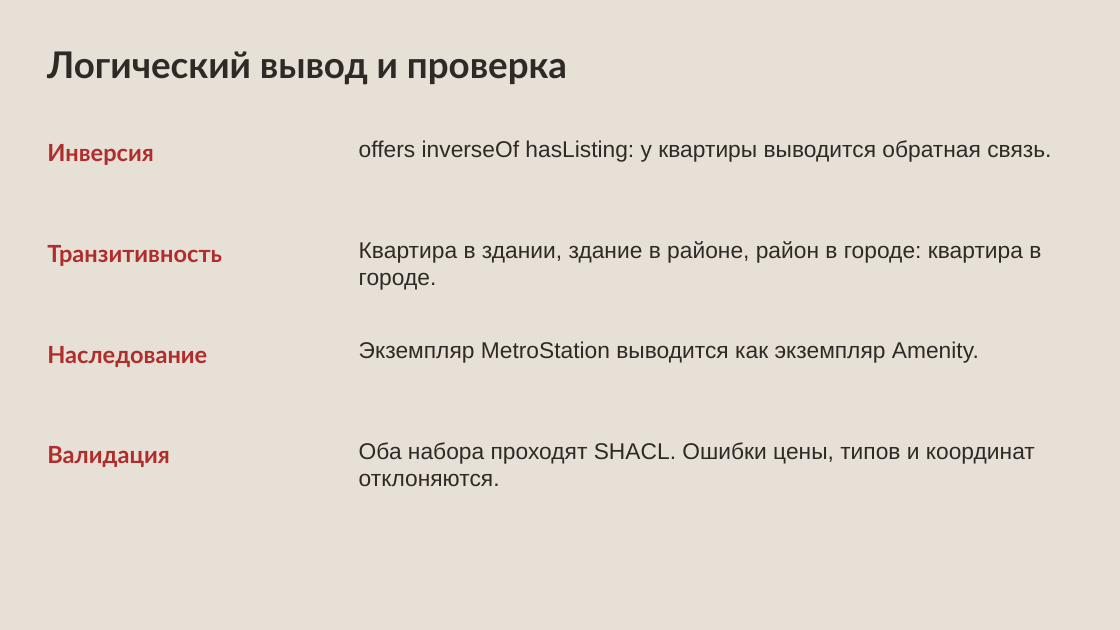
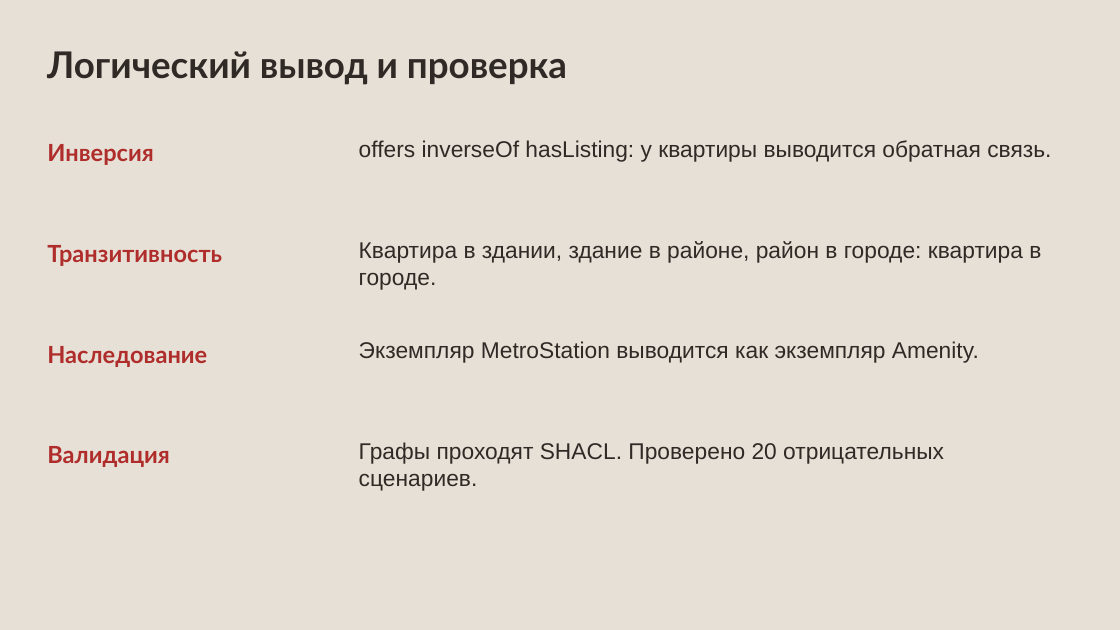
Before and after one commit to Megadeth2006/Knowledge_graphs, a slide deck: slide 13 of rental_kg_materials/1Stage.pptx. Drawn at 1120x630 pixels with LibreOffice and Linux fonts; fonts in the diff are those of the drawing. Boxes give left, top, right and bottom in pixels: in the first picture for what was removed or moved away, otherwise in the second. Text is boxed around its words. In the diff, an @@ line names an element or a change of style, - is before the commit and + after.

```diff
--- a/rental_kg_materials/1Stage.pptx
+++ b/rental_kg_materials/1Stage.pptx
@@ text at bbox=[359, 442, 944, 491]: text changed @@
-Оба набора проходят SHACL. Ошибки цены, типов и координат отклоняются.
+Графы проходят SHACL. Проверено 20 отрицательных сценариев.
```
Also in this commit, not shown: 7 other slides changed, 1 slide added, 1 slide removed, 48 other files.
